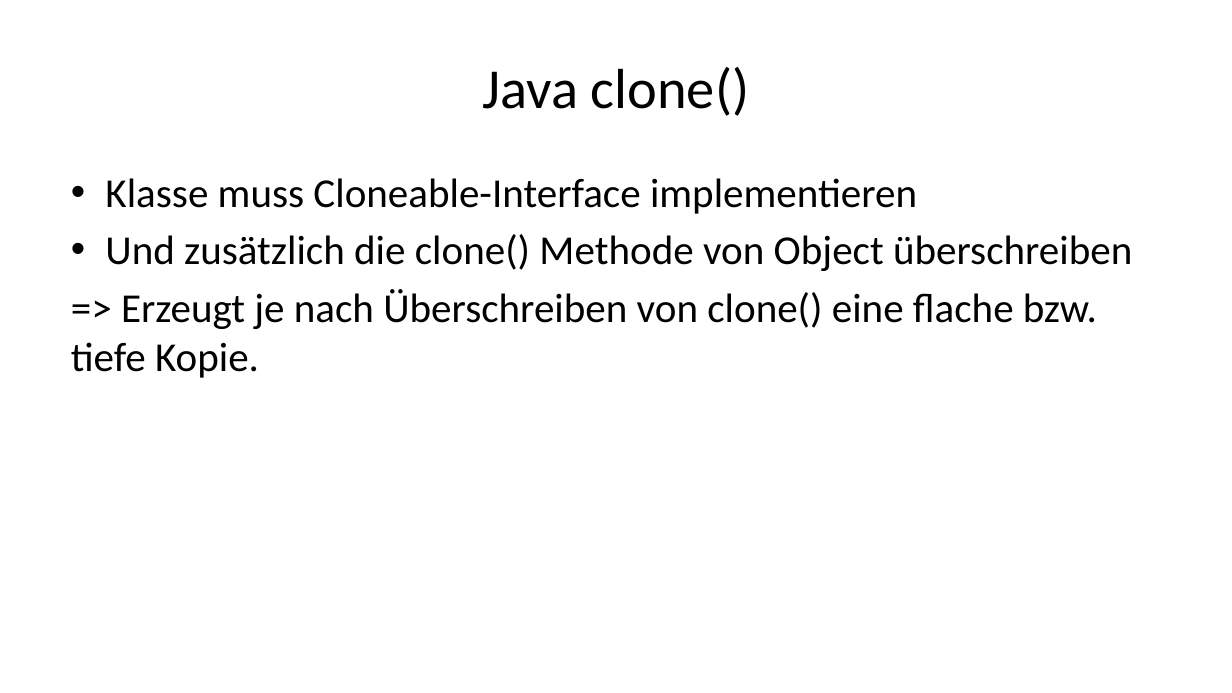
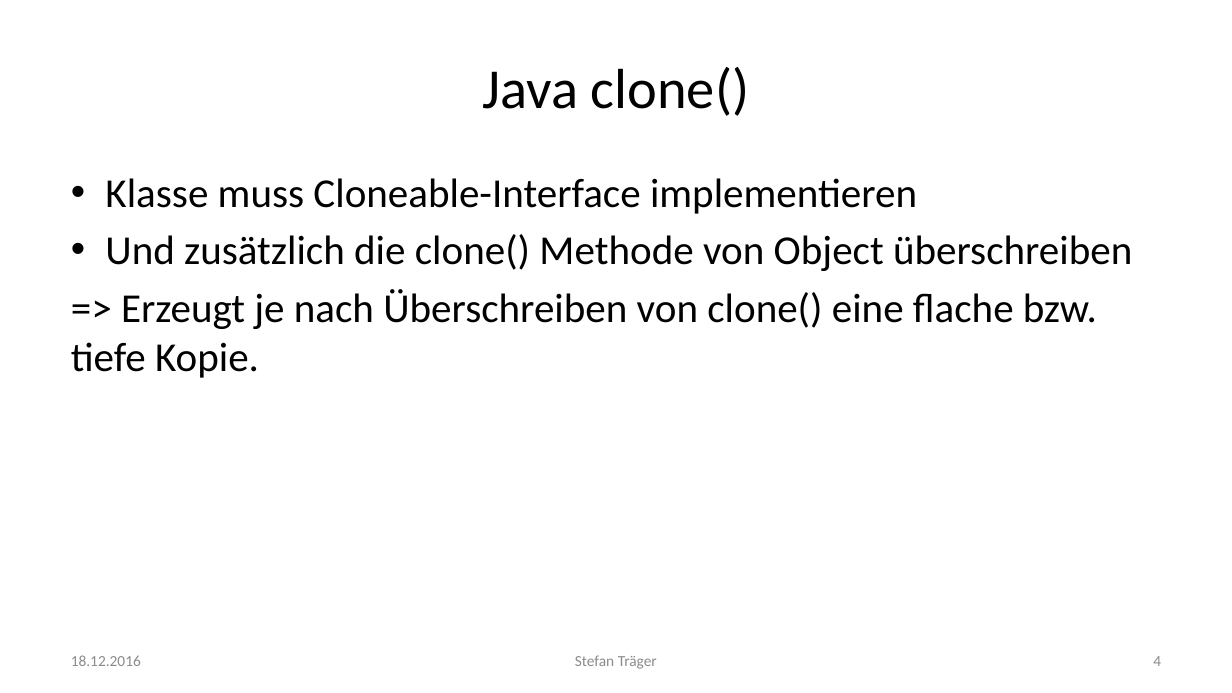
Before and after one commit to doubleSlashde/brownbagLunchCloneObjectsInJava, a slide deck: slide 4 of Klonen von Objekten in Java.pptx. Drawn at 1232x693 pixels with LibreOffice and Linux fonts; fonts in the diff are those of the drawing. Boxes give left, top, right and bottom in pixels: in the first picture for what was removed or moved away, otherwise in the second. Text is boxed around its words. In the diff, an @@ line names an element or a change of style, - is before the commit and + after.

```diff
--- a/Klonen von Objekten in Java.pptx
+++ b/Klonen von Objekten in Java.pptx
@@ text added at box(71, 655, 141, 666), 12 pt, text #8C8C8C @@
+18.12.2016
@@ text added at box(575, 655, 657, 669), 12 pt, text #8C8C8C @@
+Stefan Träger
@@ page number added at box(1153, 656, 1161, 666), 12 pt, text #8C8C8C @@
+4
```
Also in this commit, not shown: 7 other slides changed, 3 slides added, 1 slide removed, 2 other files.
